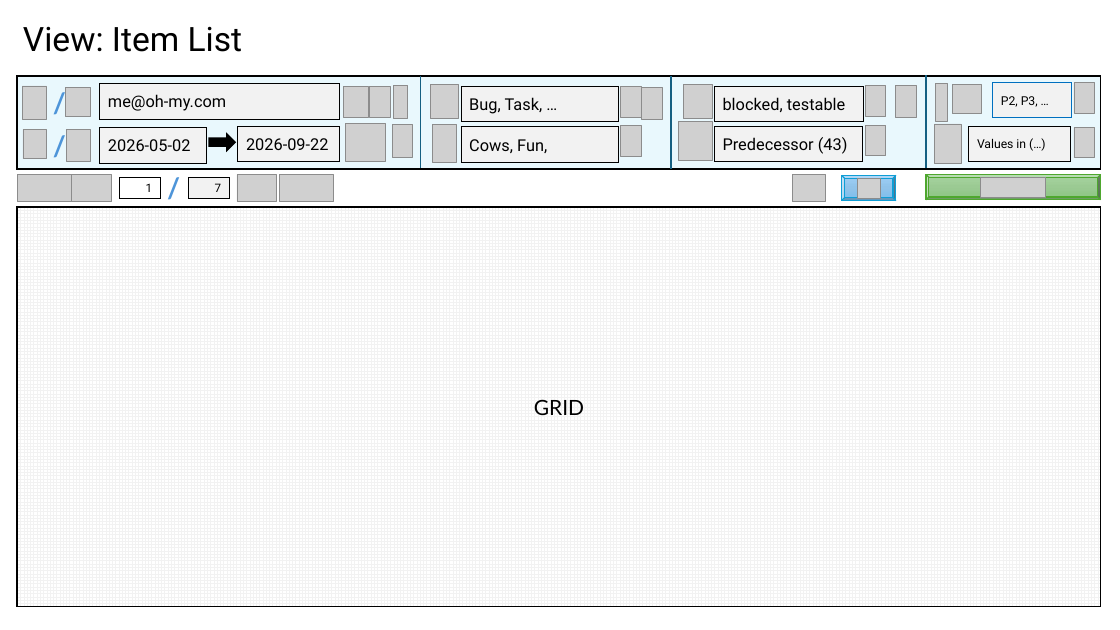
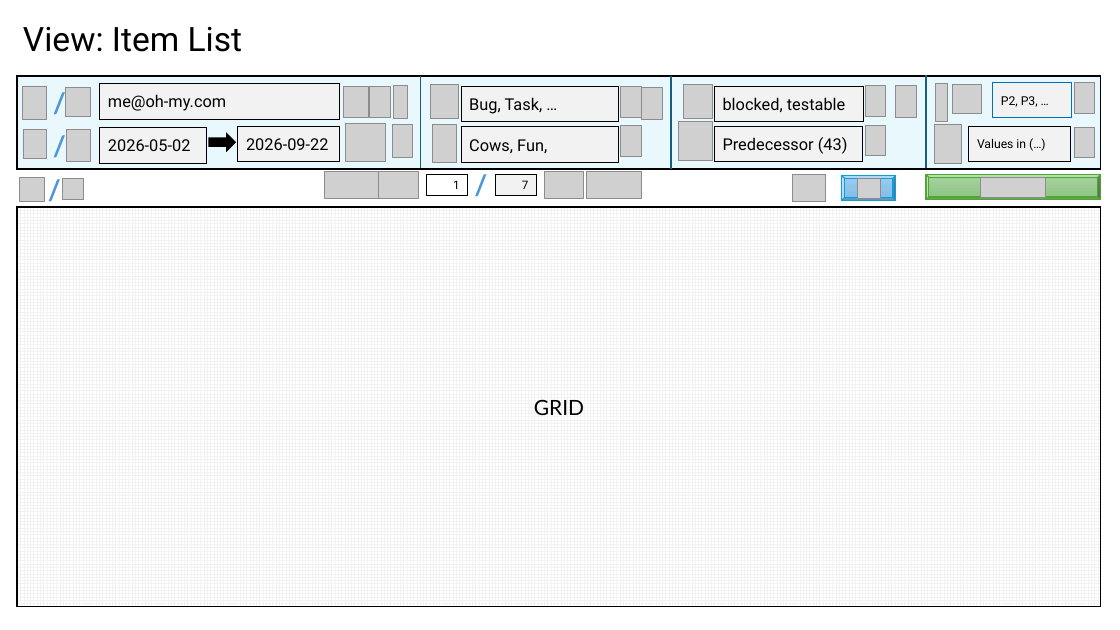
Before and after one commit to BlitzkriegSoftware/item_organizer, a slide deck: slide 5 of docs/ui-design.pptx (slide 4 before the commit). Drawn at 1120x630 pixels with LibreOffice and Linux fonts; fonts in the diff are those of the drawing; grey boxes stand for pictures; background and template pictures are left out. Boxes give left, top, right and bottom in pixels: in the first picture for what was removed or moved away, otherwise in the second. Text is boxed around its words. In the diff, an @@ line names an element or a change of style, - is before the commit and + after.

```diff
--- a/docs/ui-design.pptx
+++ b/docs/ui-design.pptx
@@ picture added at box(19, 177, 44, 202) @@
@@ text added at box(39, 168, 67, 210), 24 pt, text #4E95D9, bold @@
+/
@@ picture added at box(62, 179, 83, 200) @@
@@ 2 rectangles, 1 picture: place and size @@
-2 rectangles, 1 picture at box(71, 175, 229, 202)
+2 rectangles, 1 picture at box(379, 171, 537, 198)
@@ 3 pictures, 1 text: place and size @@
-3 pictures, 1 text at box(18, 167, 334, 209)
+3 pictures, 1 text at box(324, 164, 642, 206)
```
Also in this commit, not shown: 3 other slides changed, 2 slides added, 8 other files.
